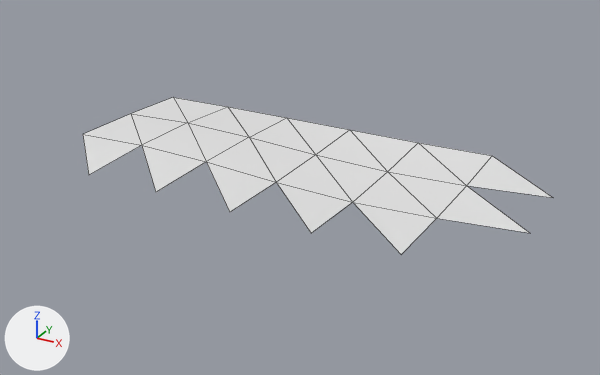
The OBJ model models/areas/thicket_risen/grass_2_1.obj: old version first, new version second.
The view is the same before and after, from a 50 mm lens placed at (69.4, -50.7, 12.9), pointed at (54.3, -23.3, -0.8). Lighting does not change. The marker at lower left points along +X, +Y and +Z. The first picture is the older version. Mesh edges are drawn as thin lines. Where no turn or scale is listed for an object, it has been applied to the vertices. Vertices at exactly the same position are counted once.

The scene before the commit, as lines of its bpy script (objects in view):
```python
me_grass_2_1 = bpy.data.meshes.new('grass_2_1')
me_grass_2_1.from_pydata(...)  # 25 vertices, 27 faces; spans x 44.0..64.0, y -28.0..-18.0, z -0.2..0.2
ob_grass_2_1 = bpy.data.objects.new('grass_2_1', me_grass_2_1)
ob_grass_2_1.location = (0.0, 0.0, 0.0)
```
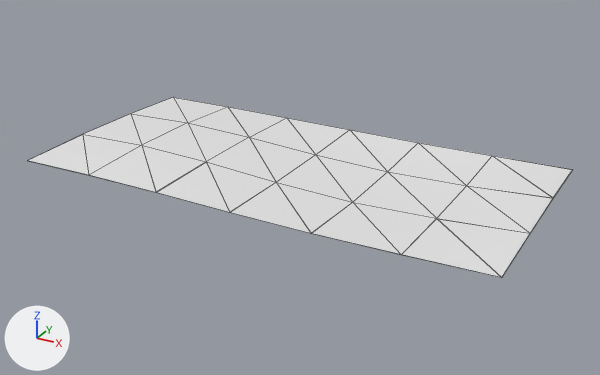
Pixel boxes (x1, y1, x2, y2) of what changed, in the pictures (600 x 375 px):
'grass_2_1', reshaped (16% wider, 15% taller)
    before: (83, 97, 553, 254)
    after: (28, 97, 573, 278)
part 1 of me_grass_2_1, added
    after: (28, 134, 573, 278)

Diff of the bpy script that builds the scene:
```diff
--- a/models/areas/thicket_risen/grass_2_1.obj.py
+++ b/models/areas/thicket_risen/grass_2_1.obj.py
@@ me_grass_2_1 @@
 # used by ob_grass_2_1; location = (0.0, 0.0, 0.0)
-me_grass_2_1.from_pydata(...)  # 25 vertices, 27 faces; spans x 44.0..64.0, y -28.0..-18.0, z -0.2..0.2
+me_grass_2_1.from_pydata(...)  # 55 vertices, 45 faces; spans x 44.0..64.0, y -28.0..-18.0, z -0.2..0.2
+# me_grass_2_1 part 1
+# 30 vertices are added at x 44.0..64.0, y -28.0..-18.0, z -0.2..0.2
+# 18 new faces join them
```
